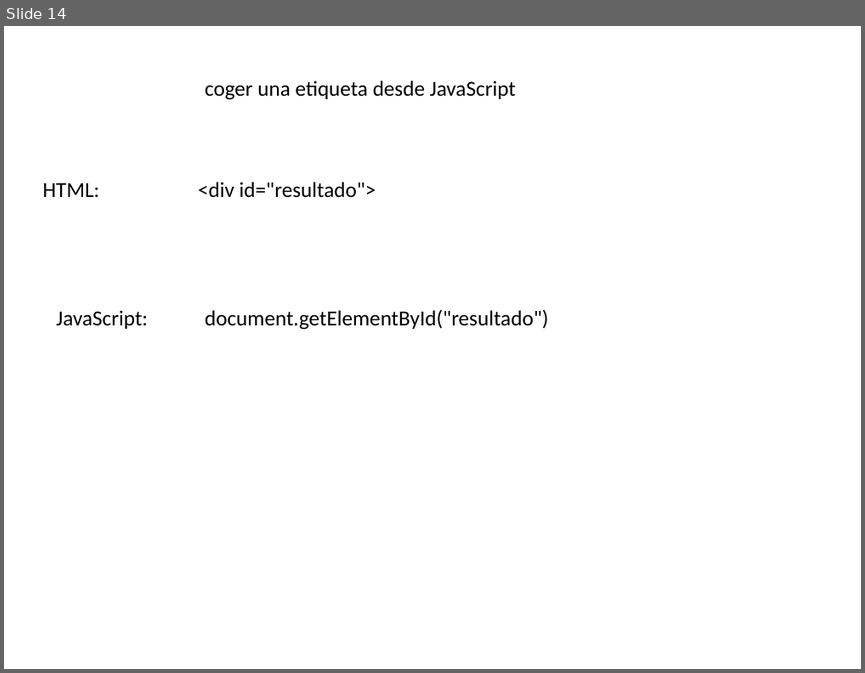
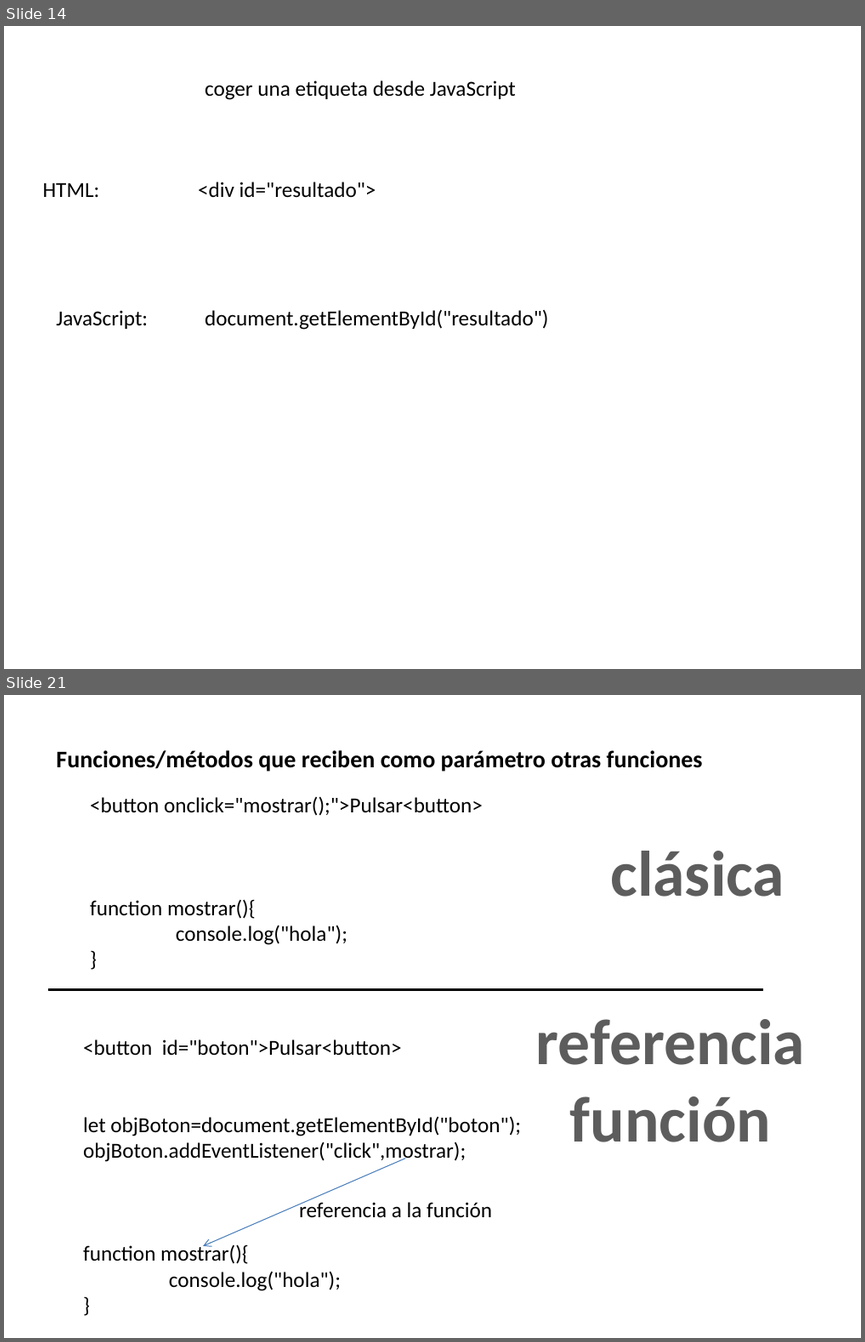
Before and after one commit to amartinsierra/javascript2025, a slide deck: pizarra.pptx. Shown one above the other, each under a label of ours: slide 14 before the commit, slides 14 and 21 after it; the slides between them are not shown. The pictures are 865x673 and 865x1342 pixels, drawn with LibreOffice and Linux fonts; fonts in the diff are those of the drawing. Boxes give left, top, right and bottom in pixels: in the first picture for what was removed or moved away, otherwise in the second. Text is boxed around its words. In the diff, an @@ line names an element or a change of style, - is before the commit and + after.

```diff
--- a/pizarra.pptx
+++ b/pizarra.pptx
@@ slide 21 added at [4,695,861,1338], background #FFFFFF @@
@@ text added at [56,750,703,771], 20 pt, text #000000, bold @@
+Funciones/métodos que reciben como parámetro otras funciones
@@ text added at [90,797,483,945], 18 pt, text #000000 @@
+<button onclick="mostrar();">Pulsar<button>
+function mostrar(){
+console.log("hola");
+}
@@ text added at [611,851,784,896], 54 pt, text gradient #555555 to #5D5D5D to #000000, bold @@
+clásica
@@ line added from (47, 990) to (763, 990), #000000 2 pt @@
@@ text added at [536,1019,805,1142], 54 pt, text gradient #555555 to #5D5D5D to #000000, bold @@
+referencia
+función
@@ text added at [83,1039,521,1291], 18 pt, text #000000 @@
+<button id="boton">Pulsar<button>
+let objBoton=document.getElementById("boton");
+objBoton.addEventListener("click",mostrar);
+function mostrar(){
+console.log("hola");
+}
@@ arrow added from (406, 1157) to (203, 1246), #4B7EBC 0.75 pt @@
@@ text added at [299,1200,492,1218], 18 pt, text #000000 @@
+referencia a la función
```
Also in this commit, not shown: 8 other slides added.
